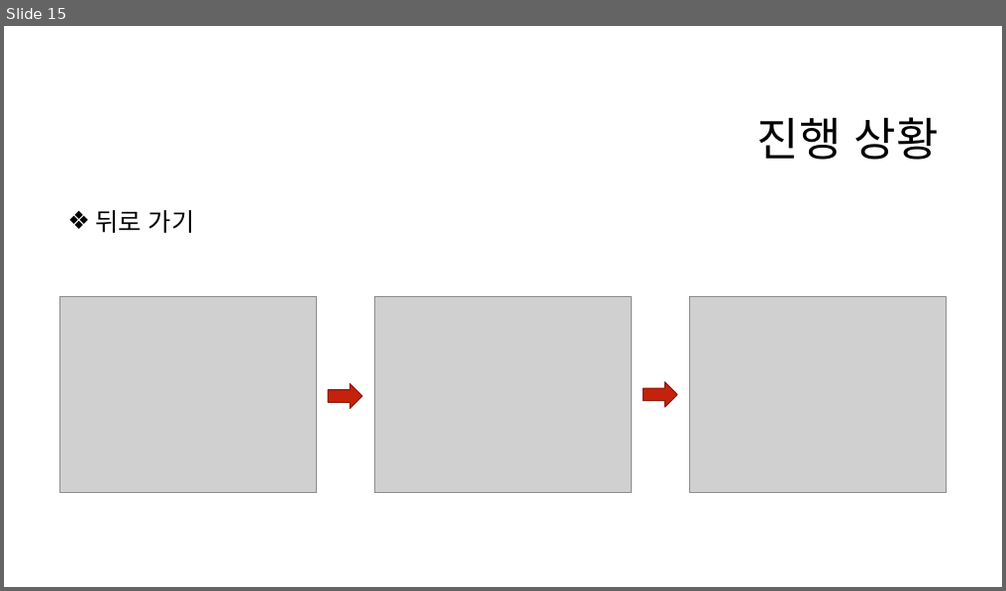
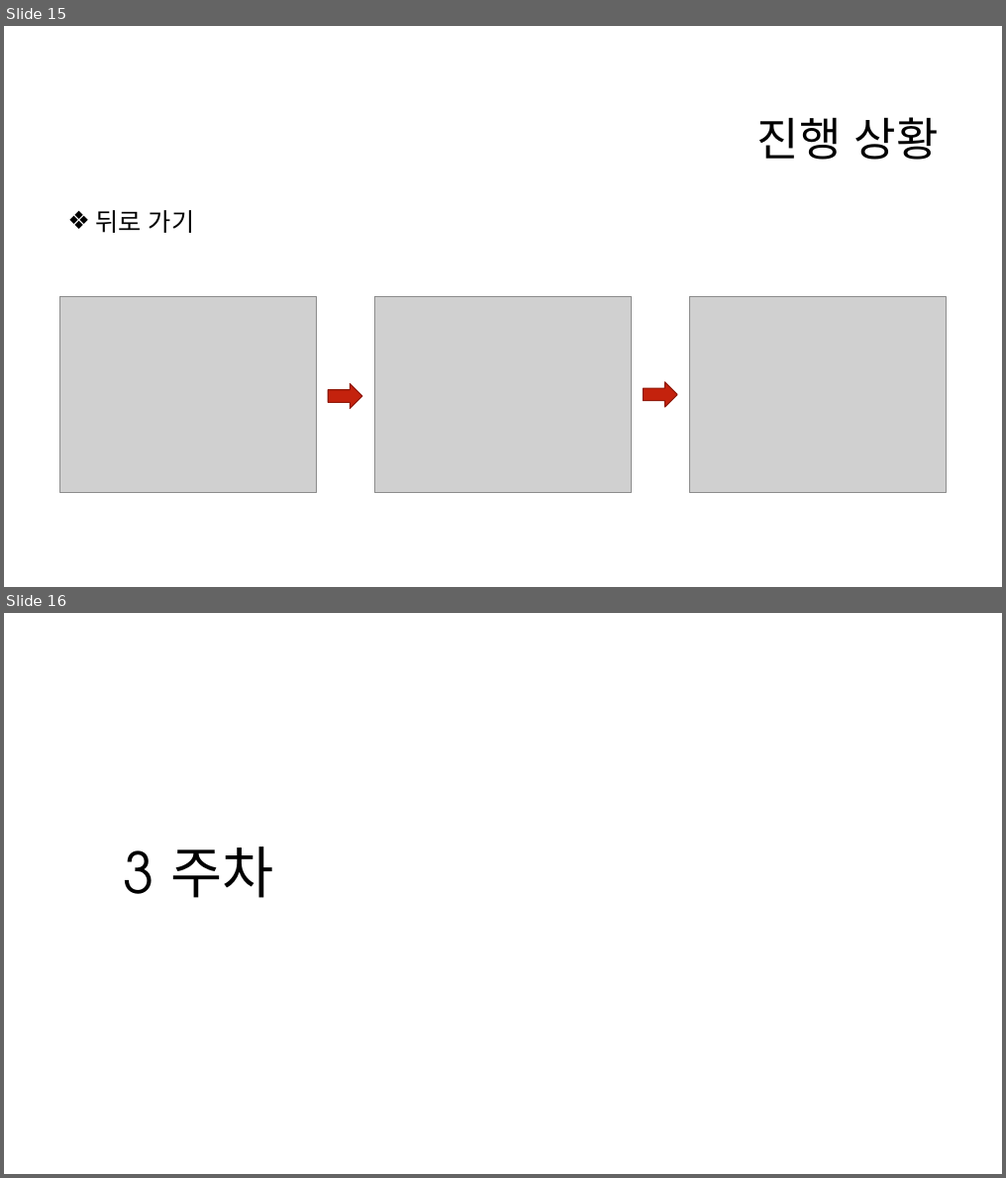
Before and after one commit to eeeeyeot/JAVATrainTicketing, a slide deck: 작업한 내용/기차 예매 프로그램 주차 발표.pptx. Shown one above the other, each under a label of ours: slide 15 before the commit, slides 15 and 16 after it. The pictures are 1006x591 and 1006x1178 pixels, drawn with LibreOffice and Linux fonts; fonts in the diff are those of the drawing; grey boxes stand for pictures; background and template pictures are left out. Boxes give left, top, right and bottom in pixels: in the first picture for what was removed or moved away, otherwise in the second. Text is boxed around its words. In the diff, an @@ line names an element or a change of style, - is before the commit and + after.

Commit message:
2020_12_06 3주차발표  ppt

```diff
--- a/작업한 내용/기차 예매 프로그램 주차 발표.pptx
+++ b/작업한 내용/기차 예매 프로그램 주차 발표.pptx
@@ slide 16 added at bbox=[4, 613, 1002, 1174], background #FFFFFF @@
@@ title added at bbox=[124, 847, 273, 898], 54 pt, text #000000 @@
+3 주차
```
Also in this commit, not shown: 3 slides changed, 13 other slides added, 3 other files.
